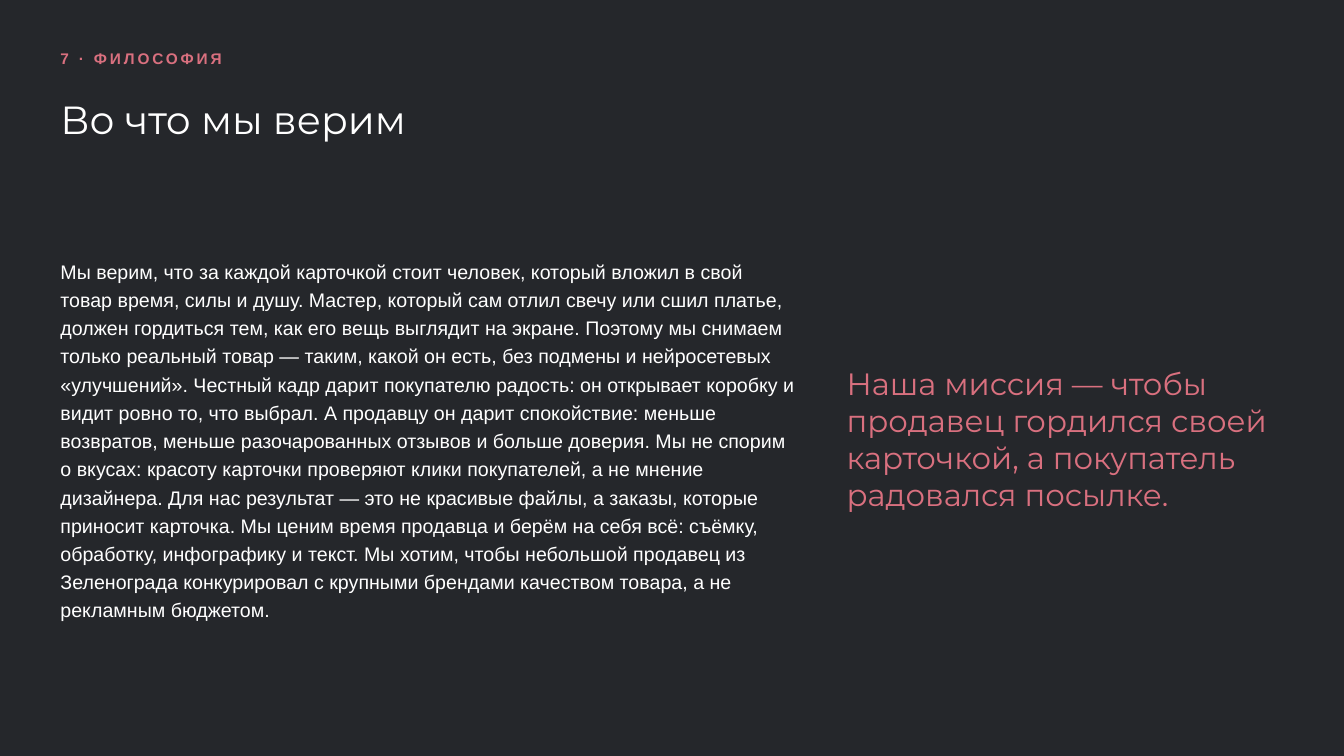
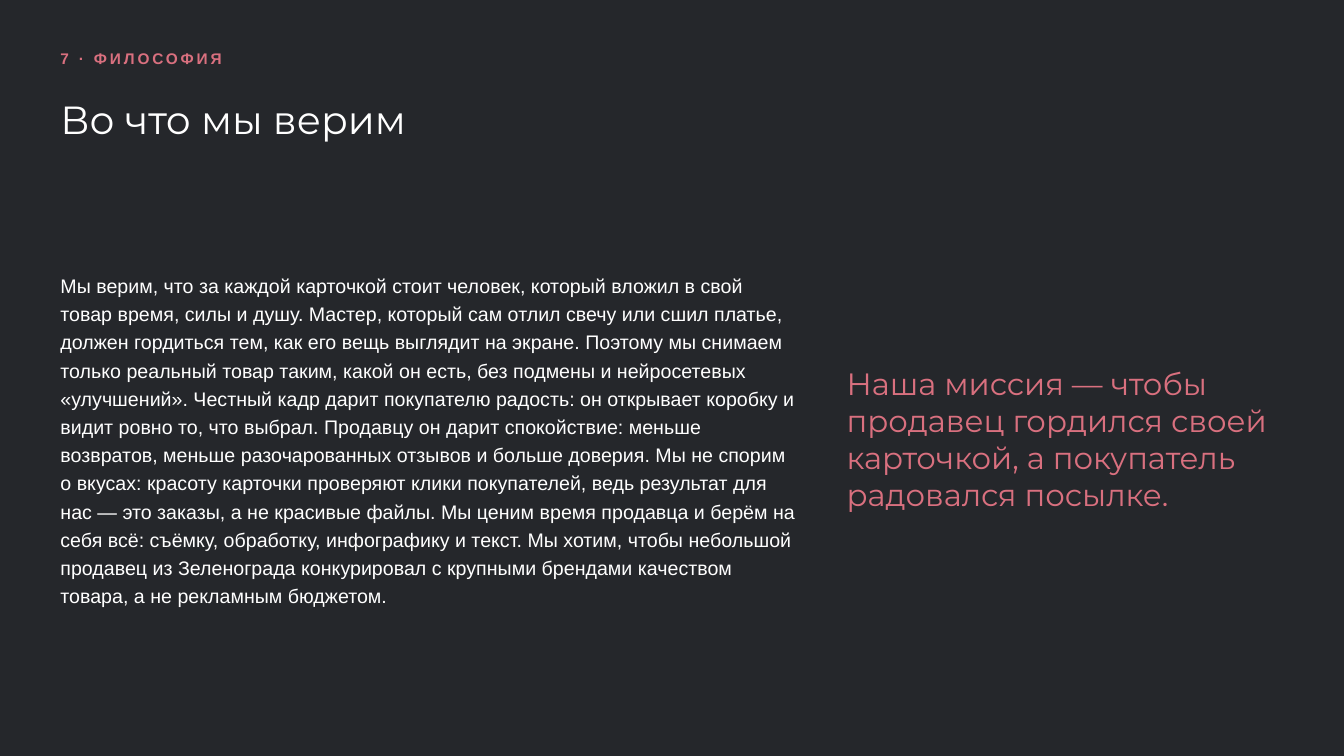
Before and after one commit to frnjuo/brand-photo-studio-, a slide deck: slide 8 of Презентация (редактируемая).pptx. Drawn at 1344x756 pixels with LibreOffice and Linux fonts; fonts in the diff are those of the drawing. Boxes give left, top, right and bottom in pixels: in the first picture for what was removed or moved away, otherwise in the second. Text is boxed around its words. In the diff, an @@ line names an element or a change of style, - is before the commit and + after.

```diff
--- a/Презентация (редактируемая).pptx
+++ b/Презентация (редактируемая).pptx
@@ text at (60, 278, 795, 607): text changed @@
-Мы верим, что за каждой карточкой стоит человек, который вложил в свой товар время, силы и душу. Мастер, который сам отлил свечу или сшил платье, должен гордиться тем, как его вещь выглядит на экране. Поэтому мы снимаем только реальный товар — таким, какой он есть, без подмены и нейросетевых «улучшений». Честный кадр дарит покупателю радость: он открывает коробку и видит ровно то, что выбрал. А продавцу он дарит спокойствие: меньше возвратов, меньше разочарованных отзывов и больше доверия. Мы не спорим о вкусах: красоту карточки проверяют клики покупателей, а не мнение дизайнера. Для нас результат — это не красивые файлы, а заказы, которые приносит карточка. Мы ценим время продавца и берём на себя всё: съёмку, обработку, инфографику и текст. Мы хотим, чтобы небольшой продавец из Зеленограда конкурировал с крупными брендами качеством товара, а не рекламным бюджетом.
+Мы верим, что за каждой карточкой стоит человек, который вложил в свой товар время, силы и душу. Мастер, который сам отлил свечу или сшил платье, должен гордиться тем, как его вещь выглядит на экране. Поэтому мы снимаем только реальный товар таким, какой он есть, без подмены и нейросетевых «улучшений». Честный кадр дарит покупателю радость: он открывает коробку и видит ровно то, что выбрал. Продавцу он дарит спокойствие: меньше возвратов, меньше разочарованных отзывов и больше доверия. Мы не спорим о вкусах: красоту карточки проверяют клики покупателей, ведь результат для нас — это заказы, а не красивые файлы. Мы ценим время продавца и берём на себя всё: съёмку, обработку, инфографику и текст. Мы хотим, чтобы небольшой продавец из Зеленограда конкурировал с крупными брендами качеством товара, а не рекламным бюджетом.
```
Also in this commit, not shown: 2 other slides changed, 4 other files.
